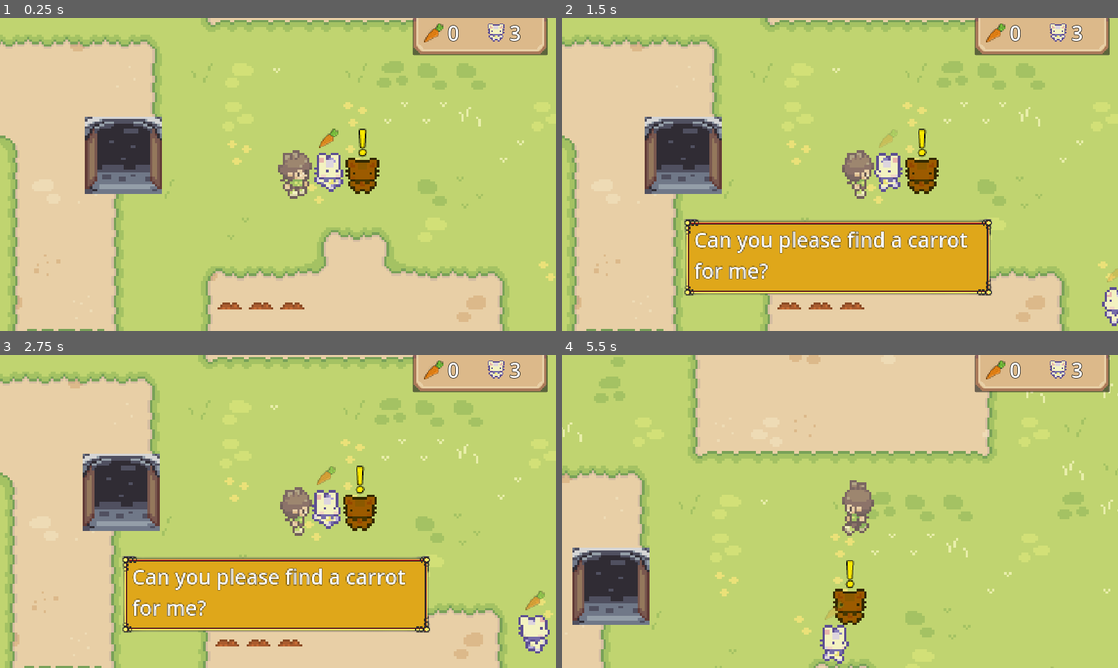
Above: before the commit, frames 1-4 (two rows, left to right).
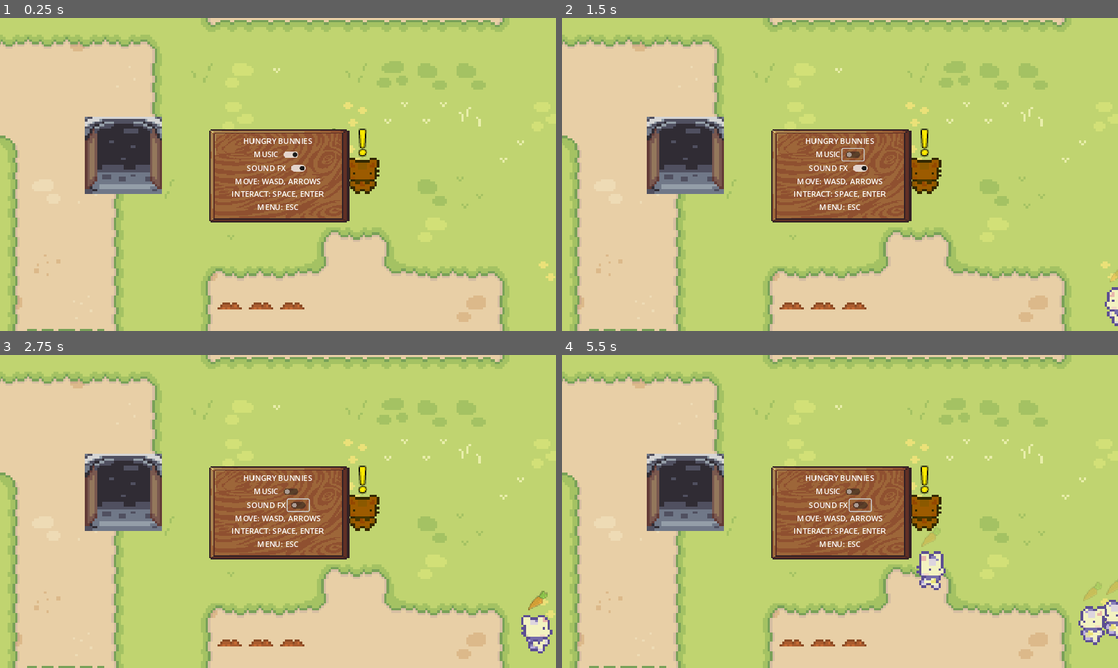
Above: after the commit, the same moments.

Repository: LukeRichardGoddard/GameJam2025
Game: Godot game, scene res://Scenes/GameScene/game_scene.tscn
The game is run twice, just before and just after one commit, with the same random seed, the same clock (stepped at 60 frames per second) and the same inputs. Sound files missing from this copy of the repository are replaced by a short silence.
Inputs (mouse positions are in pixels of both pictures, inside the frame that each line leads up to):
- Up to frame 1 (0.25 s): no input
- Up to frame 2 (1.5 s): hold D (move_right) 0.53-1.25 s; tap Space (interact) at 0.6 s; click (851, 155) at 1.27 s
- Up to frame 3 (2.75 s): click (300, 505) at 2.02 s
- Up to frame 4 (5.5 s): hold S (move_down) 2.78-3.53 s; tap Space (interact) every 0.75 s from 2.85 to 5.1 s; hold D (move_right) 3.53-4.28 s; hold W (move_up) 4.28-5.03 s; hold A (move_left) from 5.03 s (still down)

The runs differ from the first frame. In frame 1, 10% of the frame differs, in the area x 37-99%, y 0-66%; in frame 2, 29%; in frame 3, 29%; in frame 4, 63%, in the area x 0-100%, y 0-100%.

Commit message:
start game with menu open

Diff:
--- a/Scenes/Chest/chest.gd
+++ b/Scenes/Chest/chest.gd
@@ -26,7 +26,7 @@
 	if SceneManager.sound_on:
 		$Sounds/OpenChest.play()
 	randomize()
-	var carrots_found = randi() % 4 + 1
+	var carrots_found = randi() % 19 + 1
 	SceneManager.carrot_count += carrots_found
 	SceneManager.opened_chests.append(chest_name)
 	if carrots_found == 1:
--- a/Scenes/GameScene/game_scene.gd
+++ b/Scenes/GameScene/game_scene.gd
@@ -13,6 +13,7 @@
 		for i in STARTING_BUNNIES:
 			new_bunny()
 		SceneManager.start_game = false
+		user_interface.open_menu()
 	$NewBunnyTimer.wait_time = randf() * 30 + 5.0
 	$NewBunnyTimer.start()
 	if SceneManager.music_on:
--- a/Scenes/SceneManager/scene_manager.gd
+++ b/Scenes/SceneManager/scene_manager.gd
@@ -9,12 +9,14 @@
 var carrot_count: int = 0
 var bunny_count: int = 0
 var total_bunny_count: int = 0
-var bunnies
-var plots
+var bunnies: Node
+var plots: Node
 var outdoor_music: AudioStreamPlayer
 var outdoor_music_time: float = 0.0
 var cave_music: AudioStreamPlayer
 var cave_music_time: float = 0.0
+var play_timer: Timer
+var play_time: float = 0.0
 
 var music_on: bool = true
 var sound_on: bool = true
@@ -24,6 +26,8 @@
 	plots = $Plots
 	outdoor_music = $Music/Outdoor
 	cave_music = $Music/Cave
+	play_timer = $PlayTimer
+
 
 #func _process(_delta: float) -> void:
 	#if Input.is_action_just_pressed("quit"):
--- a/Scenes/SceneManager/scene_manager.tscn
+++ b/Scenes/SceneManager/scene_manager.tscn
@@ -24,3 +24,5 @@
 stream = ExtResource("3_a2c0t")
 volume_db = -12.0
 parameters/looping = true
+
+[node name="PlayTimer" type="Timer" parent="."]
--- a/Scenes/UserInterface/user_interface.tscn
+++ b/Scenes/UserInterface/user_interface.tscn
@@ -45,13 +45,13 @@
 anchor_top = 0.5
 anchor_right = 0.5
 anchor_bottom = 0.5
-offset_left = -48.5
-offset_top = -48.0
-offset_right = 48.5
-offset_bottom = 48.0
+offset_left = -47.0
+offset_top = -93.0
+offset_right = 50.0
+offset_bottom = 3.0
 grow_horizontal = 2
 grow_vertical = 2
-scale = Vector2(2, 1)
+scale = Vector2(3, 2)
 pivot_offset = Vector2(48, 0)
 texture = SubResource("AtlasTexture_3ad5r")
 
@@ -94,6 +94,16 @@
 unique_name_in_owner = true
 layout_mode = 2
 
+[node name="VBoxContainer" type="VBoxContainer" parent="MarginContainer/Panel/VBoxContainer"]
+layout_mode = 2
+
+[node name="ControlsLabel" type="Label" parent="MarginContainer/Panel/VBoxContainer/VBoxContainer"]
+layout_mode = 2
+text = "MOVE: WASD, ARROWS
+INTERACT: SPACE, ENTER
+MENU: ESC"
+horizontal_alignment = 1
+
 [node name="Sounds" type="Node" parent="."]
 
 [node name="Menu" type="AudioStreamPlayer" parent="Sounds"]
